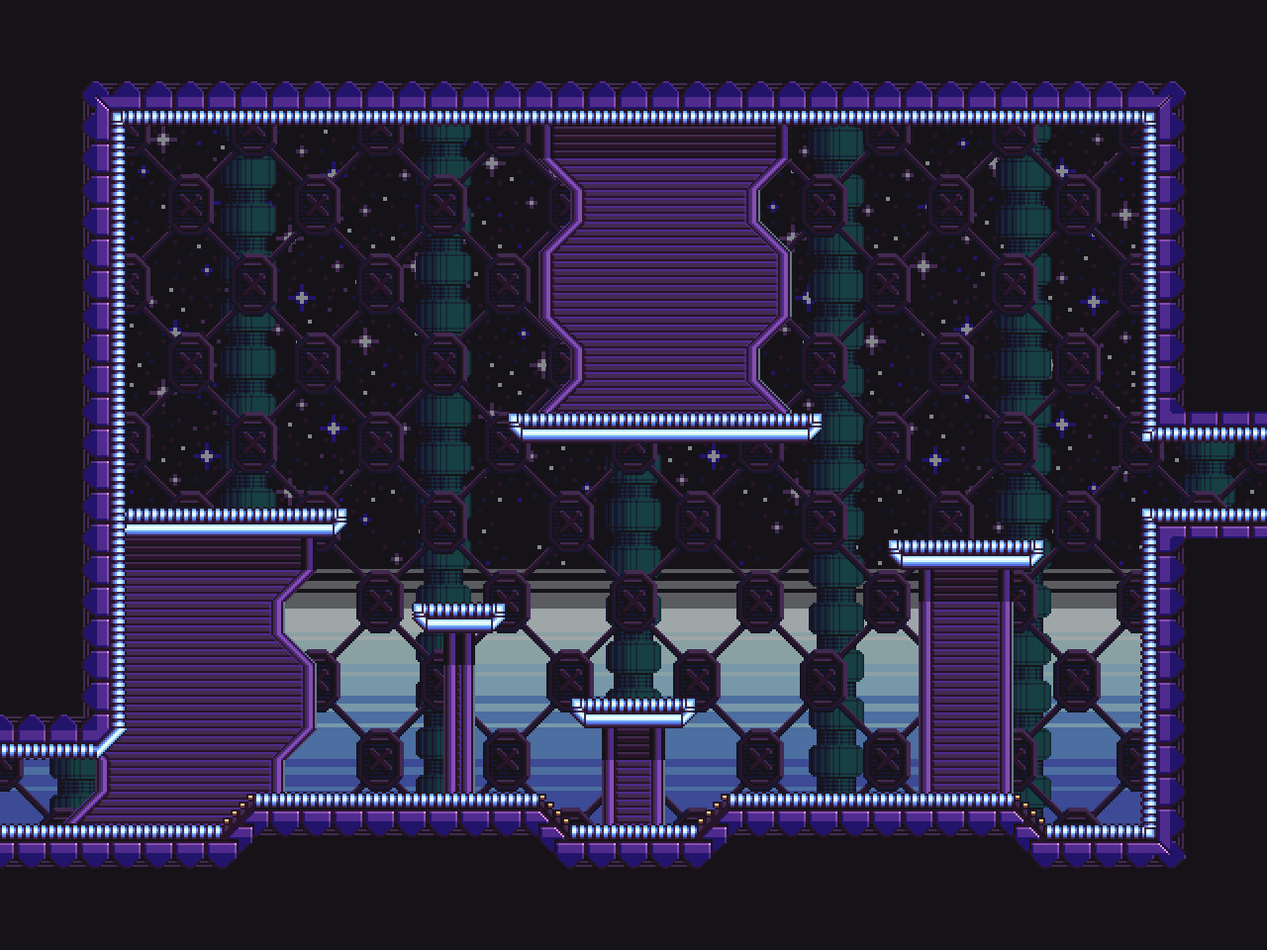
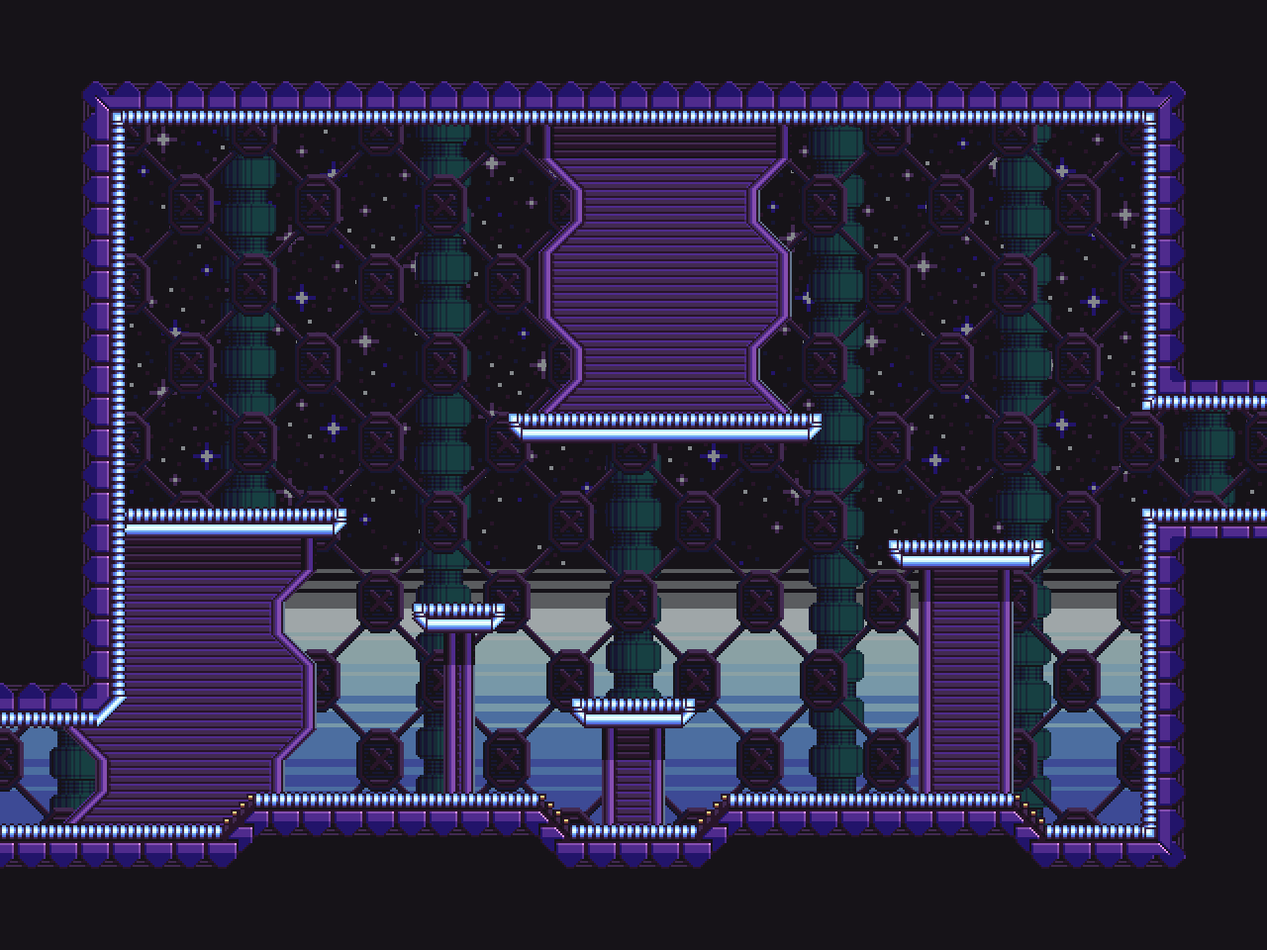
Before/after of a (1267, 950) layered artwork. What changed in the layer stack:
painted on "Layer 150" over [0, 380, 1267, 761]
